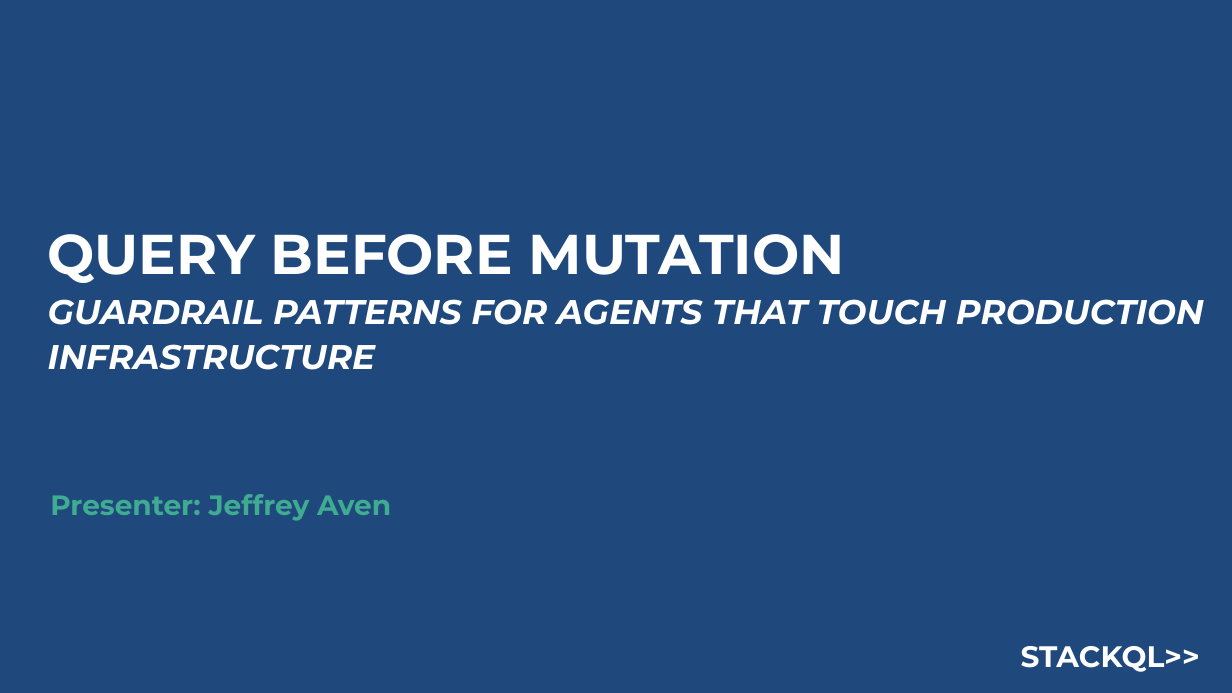
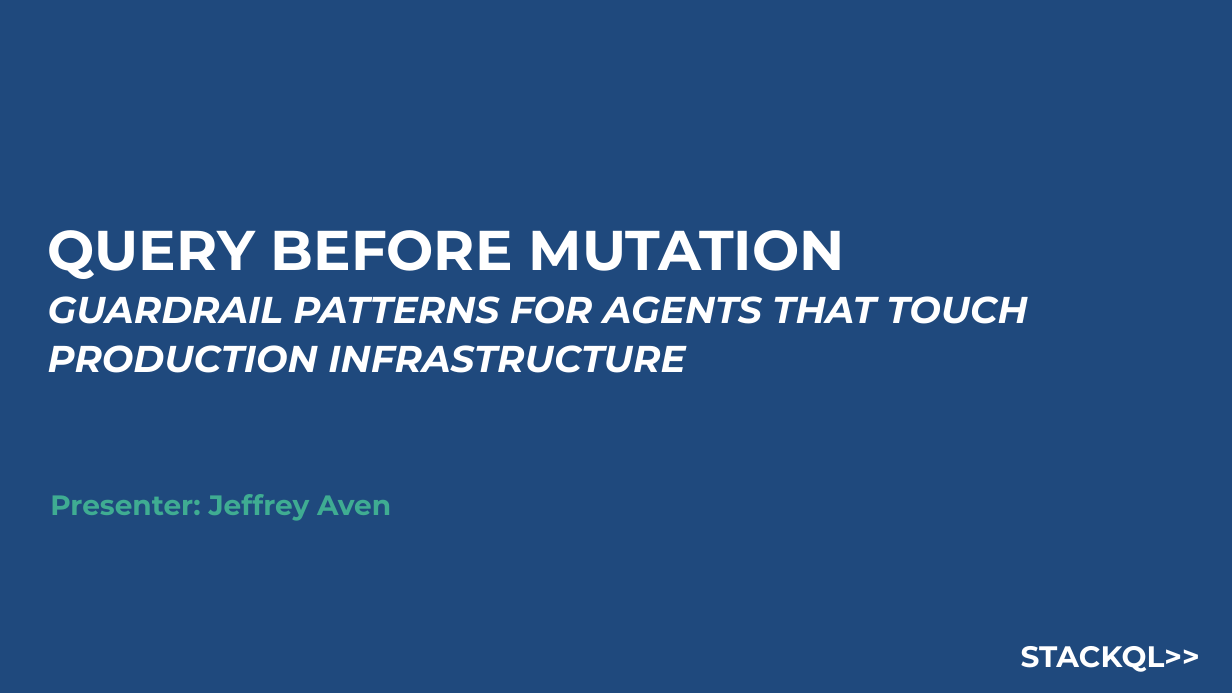
Before and after one commit to stackql-labs/agentic-platform-engineering, a slide deck: slide 1 of 10-26 AI Engineering Night/AI Engineering Night - Oct 2026.pptx. Drawn at 1232x693 pixels with LibreOffice and Linux fonts; fonts in the diff are those of the drawing. Boxes give left, top, right and bottom in pixels: in the first picture for what was removed or moved away, otherwise in the second. Text is boxed around its words. In the diff, an @@ line names an element or a change of style, - is before the commit and + after.

```diff
--- a/10-26 AI Engineering Night/AI Engineering Night - Oct 2026.pptx
+++ b/10-26 AI Engineering Night/AI Engineering Night - Oct 2026.pptx
@@ text "QUERY BEFORE MUTATION GUARDRAIL PATTERNS ..." at bbox=[48, 230, 1028, 373]: size 44 to 48 pt in "GUARDRAIL PATTERNS FOR AGENTS THAT TOUCH PRODUCTION ..." @@
```
Also in this commit, not shown: 2 other slides changed, 51 other files.
